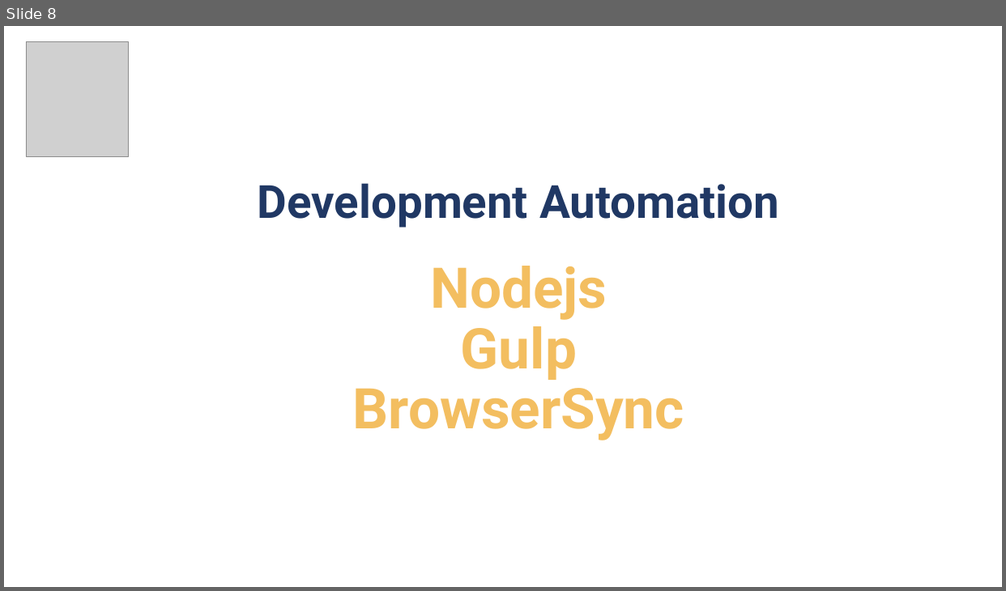
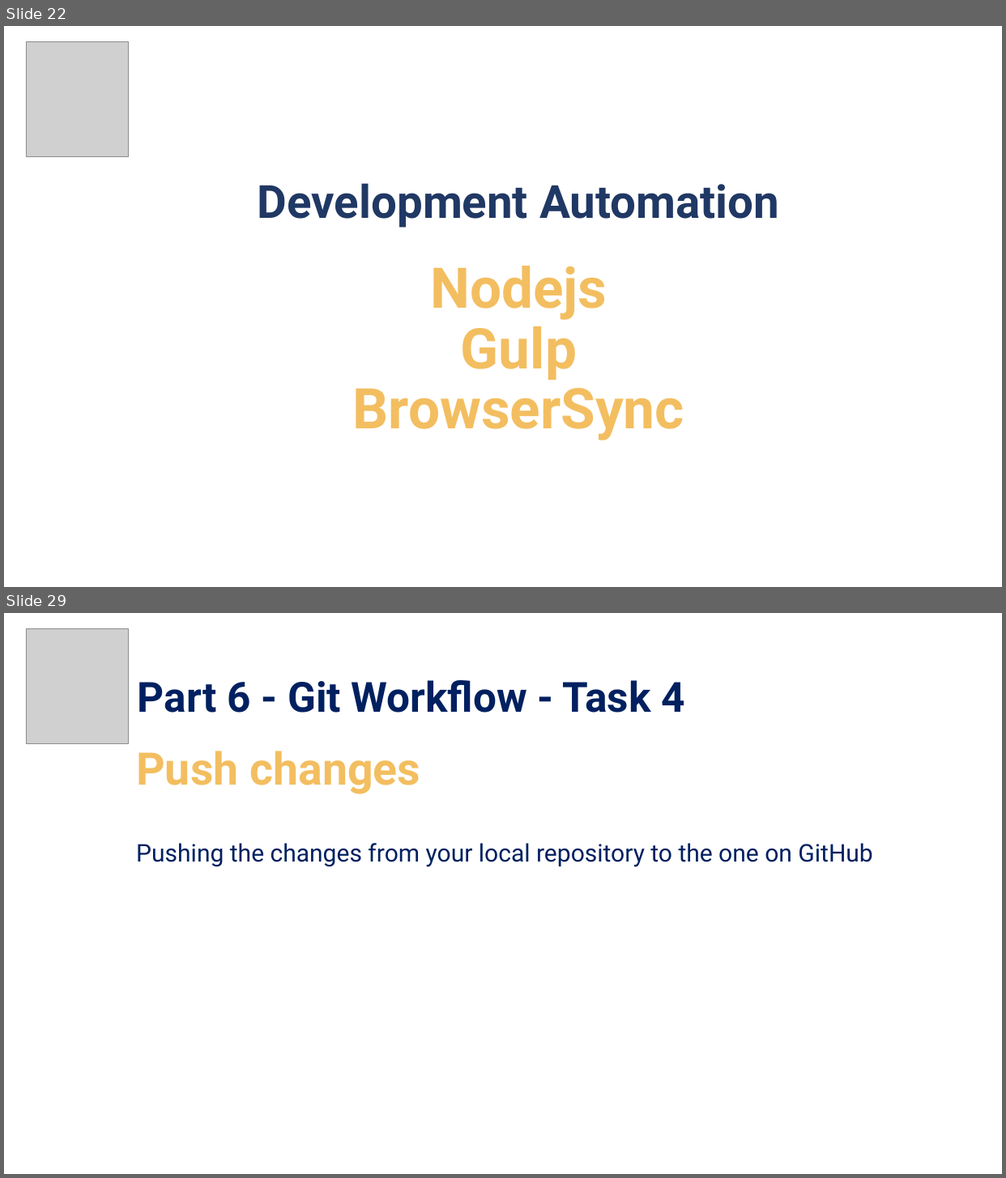
Before and after one commit to pirocorp/CSS-Advanced, a slide deck: 01. Dev Workflows & Tools/01. Dev Workflows & Tools.pptx. Shown one above the other, each under a label of ours: slide 8 before the commit, slides 22 and 29 after it; the slides between them are not shown. The pictures are 1006x591 and 1006x1178 pixels, drawn with LibreOffice and Linux fonts; fonts in the diff are those of the drawing; grey boxes stand for pictures; background and template pictures are left out. Boxes give left, top, right and bottom in pixels: in the first picture for what was removed or moved away, otherwise in the second. Text is boxed around its words. In the diff, an @@ line names an element or a change of style, - is before the commit and + after.

Commit message:
01. Dev Workflows & Tools

```diff
--- a/01. Dev Workflows & Tools/01. Dev Workflows & Tools.pptx
+++ b/01. Dev Workflows & Tools/01. Dev Workflows & Tools.pptx
@@ slide 29 added at bbox=[4, 613, 1002, 1174], background picture (left out) @@
@@ picture added at bbox=[27, 629, 129, 744] @@
@@ text added at bbox=[138, 680, 685, 713], 40 pt, text #002060, bold @@
+Part 6 - Git Workflow - Task 4
@@ title added at bbox=[136, 751, 420, 794], 43.2 pt, text #F3BE60, bold @@
+Push changes
@@ text added at bbox=[136, 843, 872, 867], 23.4 pt, text #002060 @@
+Pushing the changes from your local repository to the one on GitHub
@@ what was slide 8 is now slide 22 @@
```
Also in this commit, not shown: 1 slide changed, 24 other slides added, 1 slide removed.
